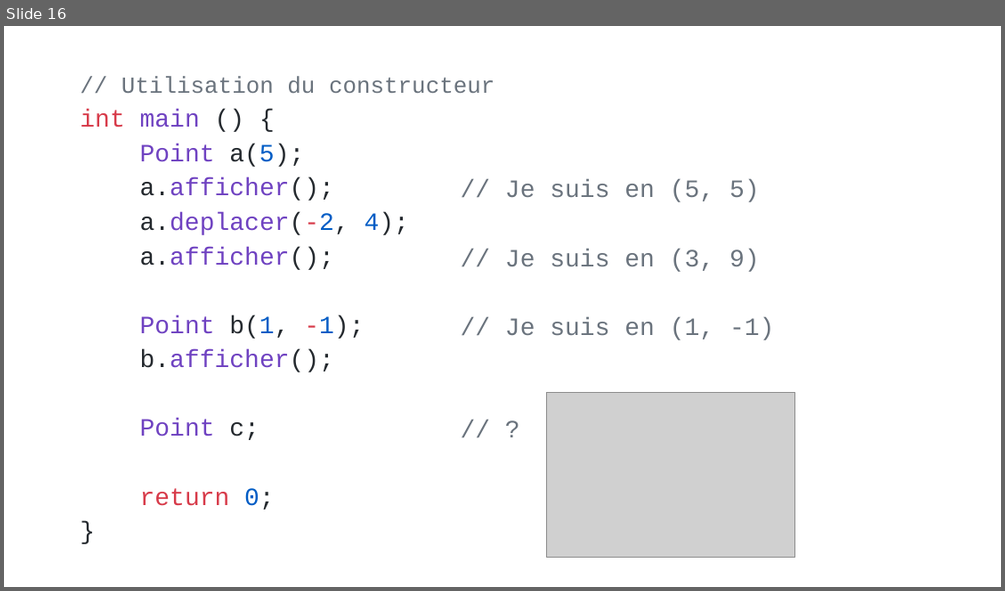
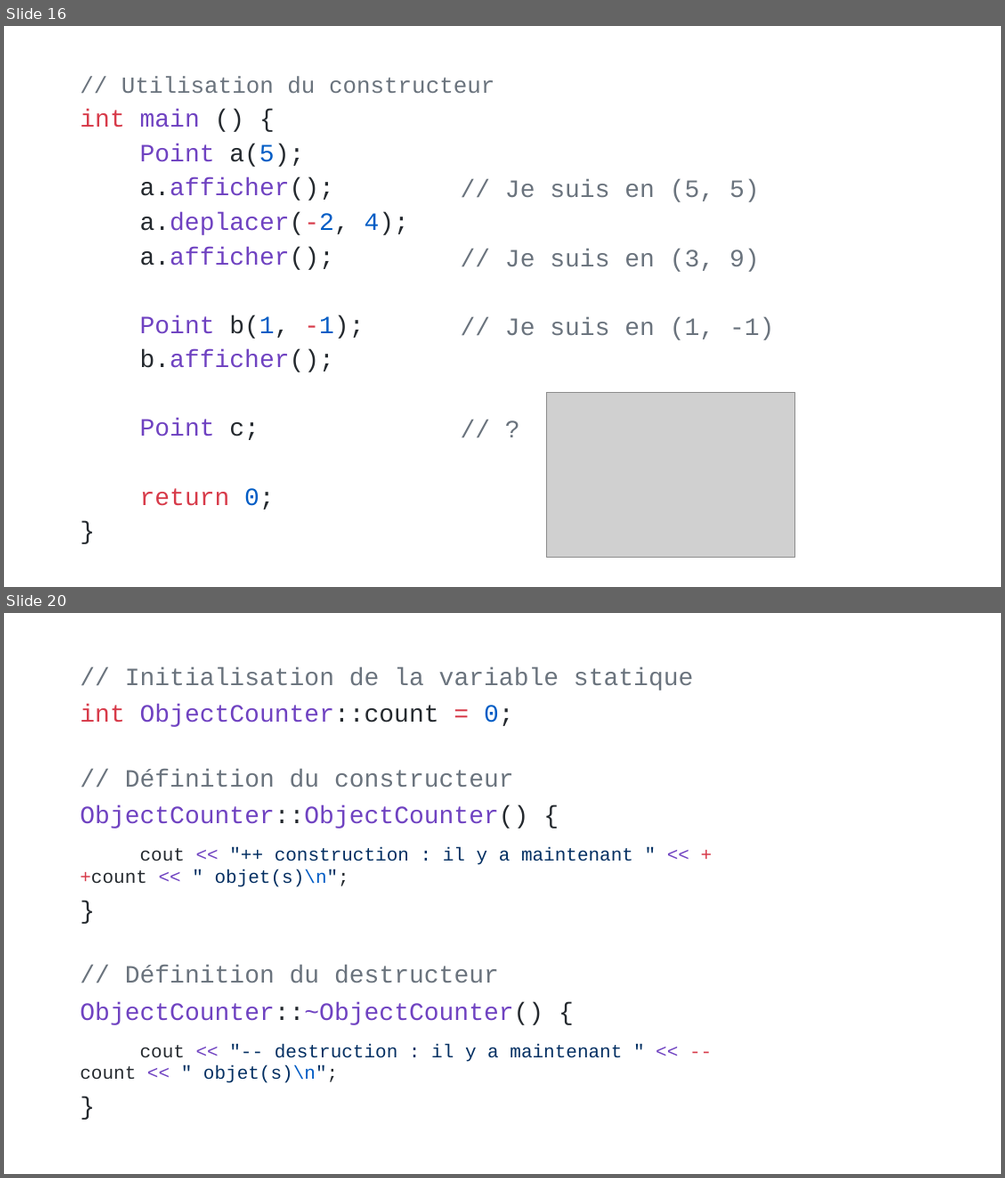
Before and after one commit to beerserker/BTS2, a slide deck: 02_CPP/01_POO/bts2_introduction-a-la-poo.pptx. Shown one above the other, each under a label of ours: slide 16 before the commit, slides 16 and 20 after it; the slides between them are not shown. The pictures are 1005x591 and 1005x1178 pixels, drawn with LibreOffice and Linux fonts; fonts in the diff are those of the drawing; grey boxes stand for pictures. Boxes give left, top, right and bottom in pixels: in the first picture for what was removed or moved away, otherwise in the second. Text is boxed around its words. In the diff, an @@ line names an element or a change of style, - is before the commit and + after.

```diff
--- a/02_CPP/01_POO/bts2_introduction-a-la-poo.pptx
+++ b/02_CPP/01_POO/bts2_introduction-a-la-poo.pptx
@@ slide 20 added at <box>4,613,1001,1174</box>, background #FFFFFF @@
@@ text added at <box>80,667,693,1083</box>, 24 pt, text #6A737D @@
+// Initialisation de la variable statique
+int ObjectCounter::count = 0;
+// Définition du constructeur
+ObjectCounter::ObjectCounter() {
+cout << "++ construction : il y a maintenant " << ++count << " objet(s)\n";
+}
+// Définition du destructeur
+ObjectCounter::~ObjectCounter() {
+cout << "-- destruction : il y a maintenant " << --count << " objet(s)\n";
+}
```
Also in this commit, not shown: 5 other slides added.
